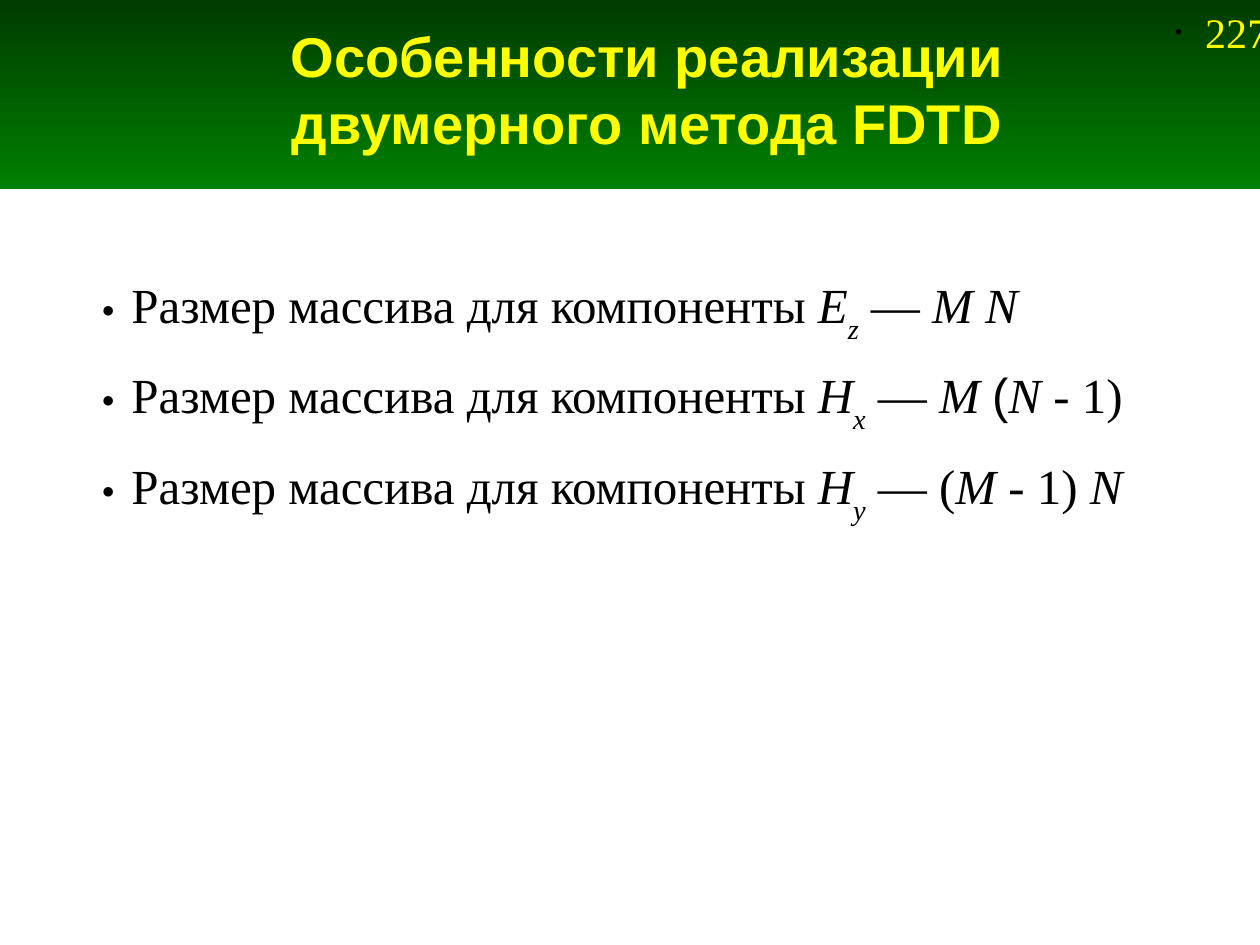
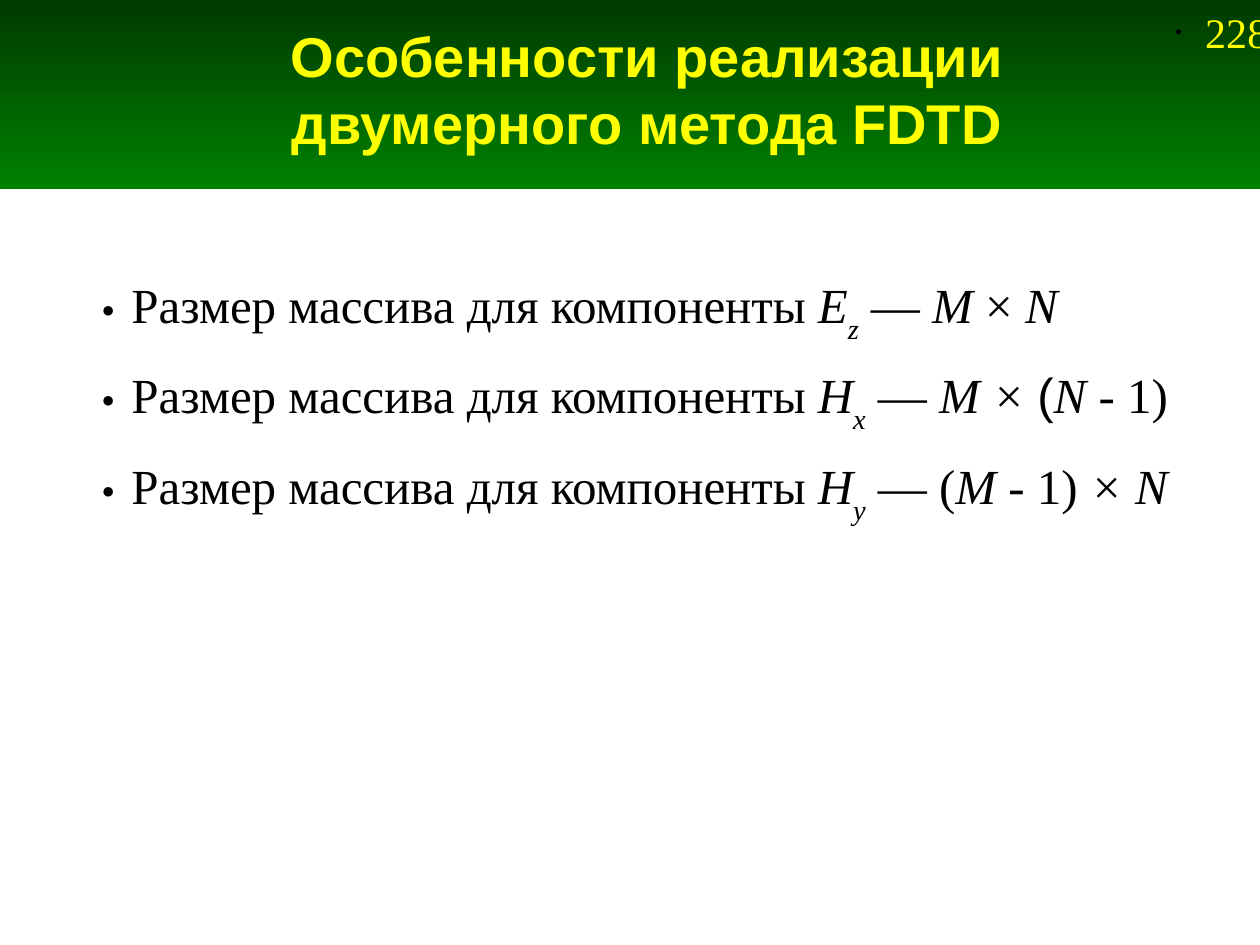
Before and after one commit to andris0147sv/modelling, a slide deck: slide 228 of presentations/2. FDTD.odp (slide 227 before the commit). Drawn at 1260x945 pixels with LibreOffice and Linux fonts; fonts in the diff are those of the drawing. Boxes give left, top, right and bottom in pixels: in the first picture for what was removed or moved away, otherwise in the second. Text is boxed around its words. In the diff, an @@ line names an element or a change of style, - is before the commit and + after.

```diff
--- a/presentations/2. FDTD.odp
+++ b/presentations/2. FDTD.odp
@@ page number at (1205,20,1260,49): text changed @@
-• 227
+• 228
@@ text at (131,291,1168,514): text changed @@
-● Размер массива для компоненты Ez — M N
-● Размер массива для компоненты Hx — M (N - 1)
-● Размер массива для компоненты Hy — (M - 1) N
+● Размер массива для компоненты Ez — M × N
+● Размер массива для компоненты Hx — M × (N - 1)
+● Размер массива для компоненты Hy — (M - 1) × N
```
Also in this commit, not shown: 6 other slides changed, 1 slide added, 4 other files.
